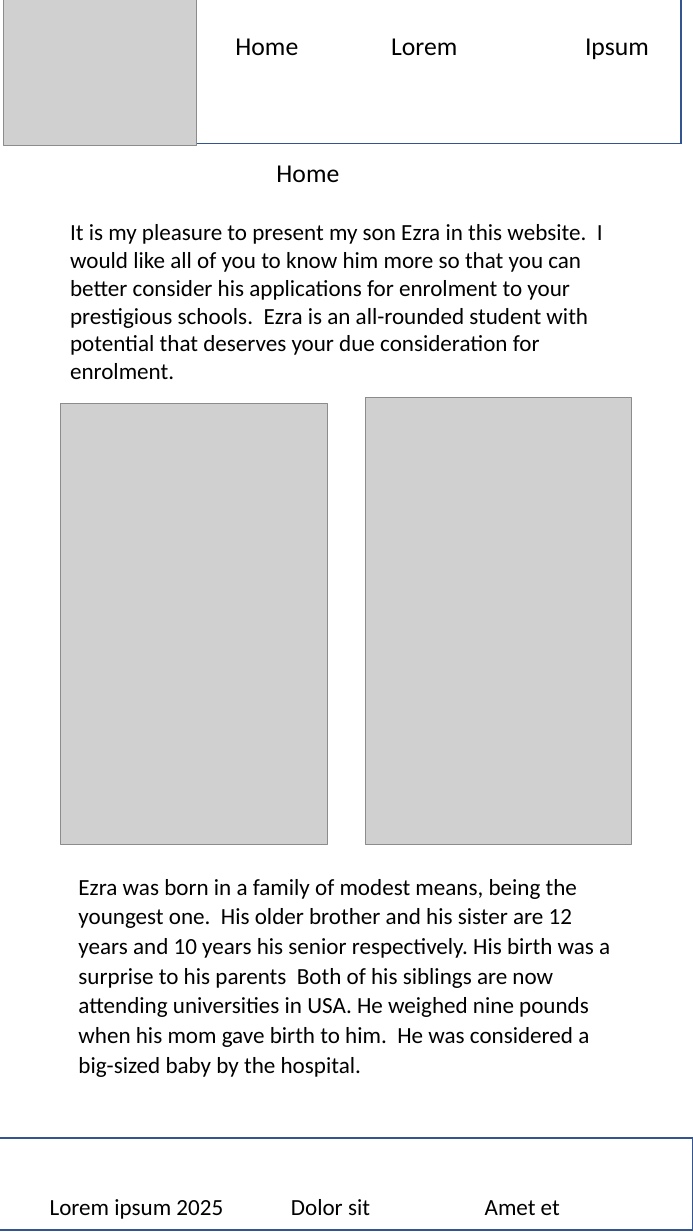
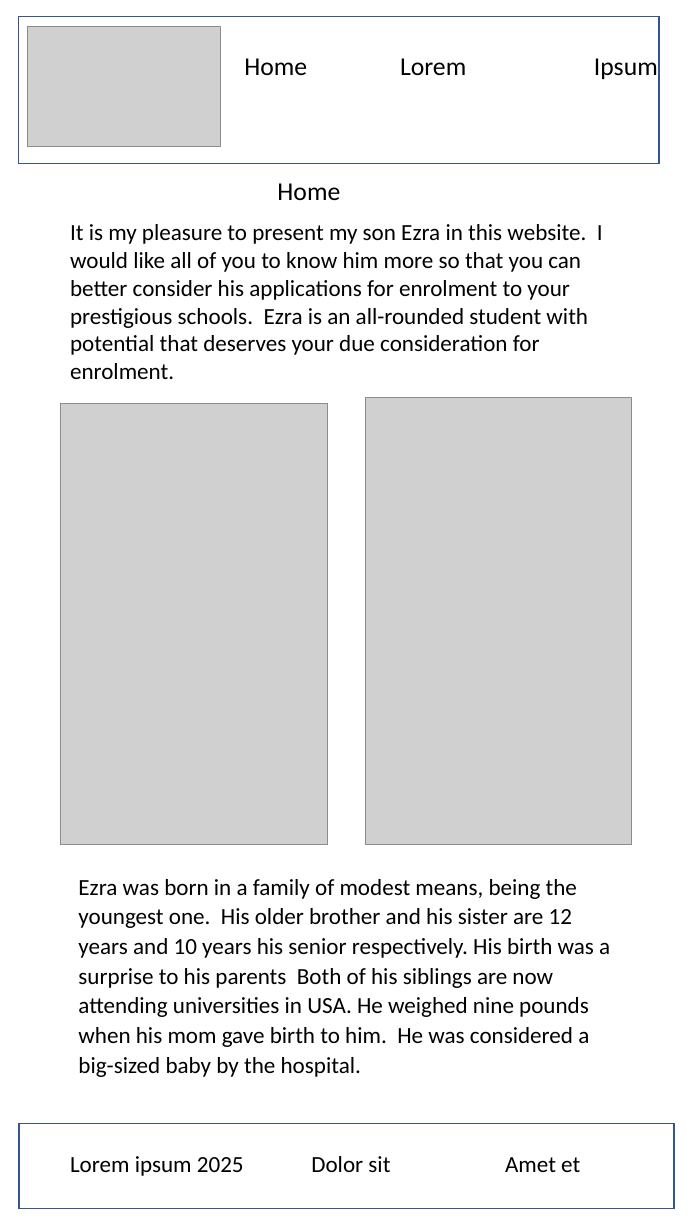
Before and after one commit to hktywong62/wdd130, a slide deck: slide 1 of ezrawong/wireframe_home.pptx. Drawn at 693x1232 pixels with LibreOffice and Linux fonts; fonts in the diff are those of the drawing; grey boxes stand for pictures. Boxes give left, top, right and bottom in pixels: in the first picture for what was removed or moved away, otherwise in the second. Text is boxed around its words. In the diff, an @@ line names an element or a change of style, - is before the commit and + after.

```diff
--- a/ezrawong/wireframe_home.pptx
+++ b/ezrawong/wireframe_home.pptx
@@ title "Home Lorem Ipsum": place and size @@
-title "Home Lorem Ipsum" at (235, 38, 649, 59)
+title "Home Lorem Ipsum" at (244, 58, 658, 79)
@@ rectangle: place and size @@
-rectangle at (41, 0, 681, 143)
+rectangle at (18, 17, 659, 164)
@@ picture: place and size @@
-picture at (4, 0, 197, 146)
+picture at (28, 27, 221, 146)
@@ text "Home": place and size @@
-text "Home" at (276, 165, 339, 182)
+text "Home" at (277, 183, 340, 200)
@@ rectangle: place and size @@
-rectangle at (0, 1138, 693, 1231)
+rectangle at (19, 1124, 675, 1209)
@@ text "Lorem ipsum 2025 Dolor sit ...": place and size @@
-text "Lorem ipsum 2025 Dolor sit ..." at (50, 1199, 560, 1219)
+text "Lorem ipsum 2025 Dolor sit ..." at (70, 1156, 580, 1176)
```
Also in this commit, not shown: 4 other files.
